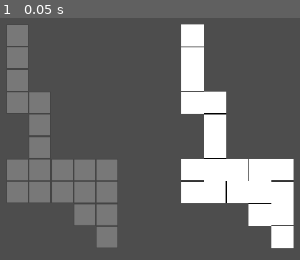
Above: before the commit, frame 1.
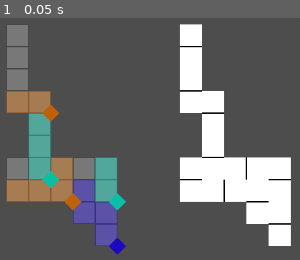
Above: after the commit, the same moment.

Repository: Javen-W/Ritz
Game: Godot game, scene res://game.tscn
Two runs of this game, one before a commit and one after it. Both use one fixed random seed, a clock stepped at 60 frames per second and the inputs below.
Inputs:
- Up to frame 1 (0.05 s): no input

The runs differ from the first frame. In frame 1, 13% of the frame differs, in the area x 2-98%, y 2-98%.

Commit message:
refactor constraints generation

Diff:
--- a/constraint.gd
+++ b/constraint.gd
@@ -4,37 +4,29 @@
 enum Type { SUM, EQUAL, LESS_THAN, GREATER_THAN }
 
 var type : Type = Type.SUM
-var tiles : Array[Tile] = []
+var group : Array[Dictionary] = []
 var color : Color = Color(1, 0.5, 0.5, 0.3)
 var target_value : int = 0
 
-# In constraint.gd — add this at the top
-@onready var overlay : ColorRect = $Overlay
 @onready var indicator : Polygon2D = $Indicator
 
 func _ready() -> void:
-	if not overlay or not indicator:
+	if group.is_empty():
 		return
 
-	overlay.color = color
-	indicator.position = Vector2(44, 44)
+	# Populate tile overlays
+	for t in group:
+		var overlay = MeshInstance2D.new()
+		overlay.mesh = QuadMesh.new()
+		overlay.material = CanvasItemMaterial.new()
+		overlay.modulate = color
+		overlay.scale = Vector2(64, 64)
+		overlay.position = to_local(t["position"])
+		add_child(overlay)
 
-	match type:
-		Type.SUM:           indicator.color = Color.WHITE
-		Type.EQUAL:         indicator.color = Color.YELLOW
-		Type.LESS_THAN:     indicator.color = Color.CYAN
-		Type.GREATER_THAN:  indicator.color = Color.MAGENTA
-
-	if tiles.is_empty():
-		return
-
-	var min_pos := Vector2(INF, INF)
+	# Indicator
 	var max_pos := Vector2(-INF, -INF)
-
-	for t in tiles:
-		min_pos = min_pos.min(t.position)
+	for t in group:
 		max_pos = max_pos.max(t.position)
-
-	var size := (max_pos - min_pos) + Vector2(64, 64)
-	overlay.size = size
-	overlay.position = min_pos
+	indicator.position = max_pos + Vector2(32, 32)
+	indicator.color = color * Color(0.75, 0.75, 0.75, 255)
--- a/constraint.tscn
+++ b/constraint.tscn
@@ -5,15 +5,10 @@
 [node name="Constraint" type="Node2D"]
 script = ExtResource("1")
 
-[node name="Overlay" type="ColorRect" parent="."]
-anchors_preset = 15
-anchor_right = 1.0
-anchor_bottom = 1.0
-grow_horizontal = 2
-grow_vertical = 2
-color = Color(1, 0.7373294, 0.7373294, 0.25)
-
 [node name="Indicator" type="Polygon2D" parent="."]
+top_level = true
 position = Vector2(40, 40)
+rotation = 0.7853982
+scale = Vector2(0.85, 0.85)
 offset = Vector2(-20, -20)
-polygon = PackedVector2Array(0, 0, 40, 0, 0, 40)
+polygon = PackedVector2Array(0, 0, 40, 0, 40, 40, 0, 40)
--- a/domino.gd
+++ b/domino.gd
@@ -1,8 +1,8 @@
 extends Node2D
 class_name Domino
 
-var pos1 : Vector2i
-var pos2 : Vector2i
+var tile_pos1 : Vector2i
+var tile_pos2 : Vector2i
 var value_left : int = 0
 var value_right : int = 0
 var is_horizontal : bool = true
@@ -12,8 +12,8 @@
 @onready var background : MeshInstance2D = $Background
 
 func init(pos1: Vector2i, pos2: Vector2i, left: int, right: int, horizontal: bool = true) -> void:
-	pos1 = pos1
-	pos2 = pos2
+	tile_pos1 = pos1
+	tile_pos2 = pos2
 	value_left = left
 	value_right = right
 	is_horizontal = horizontal
--- a/game.gd
+++ b/game.gd
@@ -12,12 +12,15 @@
 @export var domino_scene: PackedScene = preload("res://domino.tscn")
 @export var constraint_scene: PackedScene = preload("res://constraint.tscn")
 
-# Camera
+# Child nodes
 @onready var camera2d : Camera2D = $Camera2D
+@onready var tile_nodes : Node2D = $Tiles
+@onready var domino_nodes : Node2D = $Dominos
+@onready var constraint_nodes : Node2D = $Constraints
 
 # Grid storage
 var grid : Dictionary = {} # Vector2i -> Tile
-var dominoes : Array[Domino] = []
+var dominos : Array[Domino] = []
 var constraints : Array[Constraint] = []
 
 func _ready() -> void:
@@ -25,7 +28,7 @@
 	camera2d.position = Vector2(MAP_SIZE / 2, MAP_SIZE / 2) * 64
 
 	generate_domino_path()
-	# generate_constraints()
+	generate_constraints()
 
 # --------------------------------------------------------------
 # Generate snake-like path of dominoes (2 tiles each)
@@ -61,8 +64,8 @@
 		tile1.position = pos1 * 64
 		tile2.position = pos2 * 64
 
-		add_child(tile1)
-		add_child(tile2)
+		tile_nodes.add_child(tile1)
+		tile_nodes.add_child(tile2)
 
 		grid[pos1] = tile1
 		grid[pos2] = tile2
@@ -73,8 +76,9 @@
 
 		# Initialize domino
 		var domino := domino_scene.instantiate() as Domino
-		add_child(domino)
-		domino.init(pos1, pos2, left, right, horizontal)
+		domino_nodes.add_child(domino)
+		dominos.append(domino)
+		domino.init(tile1.position, tile2.position, left, right, horizontal)
 		var center = (tile1.position + tile2.position) * 0.5
 		domino.position = center + Vector2(500.0, 0.0)
 
@@ -108,22 +112,24 @@
 # Generate non-overlapping constraints
 # --------------------------------------------------------------
 func generate_constraints() -> void:
-	# Extract all tiles into a generic Array first
-	var remaining_tiles : Array = grid.values().duplicate()
-	remaining_tiles.shuffle()
+	# Extract all dominos into a tile-state array first
+	var remaining_tilestates : Array[Dictionary] = []
+	for domino in dominos:
+		remaining_tilestates.append({"position": domino.tile_pos1, "value": domino.label_left})
+		remaining_tilestates.append({"position": domino.tile_pos2, "value": domino.label_right})
 
-	const MIN_SIZE := 2
-	const MAX_SIZE := 7
+	const MIN_SIZE := 1
+	const MAX_SIZE := 6
 
-	while remaining_tiles.size() >= MIN_SIZE:
-		var size := rng.randi_range(MIN_SIZE, min(MAX_SIZE, remaining_tiles.size()))
-		var group : Array[Tile] = []
+	# Populate constraints
+	while remaining_tilestates.size() >= MIN_SIZE:
+		print(len(remaining_tilestates))
+		var size := rng.randi_range(MIN_SIZE, min(MAX_SIZE, remaining_tilestates.size()))
+		var group : Array[Dictionary] = []
 
 		# Take `size` tiles
-		for i in size:
-			if remaining_tiles.is_empty():
-				break
-			group.append(remaining_tiles.pop_back() as Tile)
+		while len(group) < size and !remaining_tilestates.is_empty():
+			group.append(remaining_tilestates.pop_back())
 
 		if group.size() < MIN_SIZE:
 			break
@@ -138,8 +144,8 @@
 
 		# Create constraint
 		var c := constraint_scene.instantiate() as Constraint
-		c.tiles = group
-		c.color = Color.from_hsv(rng.randf(), 0.85, 1.0, 0.35)
+		c.color = Color.from_hsv(rng.randf(), 0.95, 1.0, 0.35)
+		c.group = group
 
 		if group.size() == 1:
 			c.type = Constraint.Type.LESS_THAN if rng.randf() < 0.5 else Constraint.Type.GREATER_THAN
@@ -149,11 +155,7 @@
 			c.target_value = rng.randi_range(0, 6)
 		else:
 			c.type = Constraint.Type.SUM
-			# Optional: pre-calculate real sum for real hints later
 			c.target_value = 0
 
-		add_child(c)
+		constraint_nodes.add_child(c)
 		constraints.append(c)
-
-		# Rebuild overlay (calls _ready again indirectly)
-		c._ready()
--- a/game.tscn
+++ b/game.tscn
@@ -1,12 +1,15 @@
-[gd_scene load_steps=3 format=3 uid="uid://cidflaxqyhnen"]
+[gd_scene load_steps=2 format=3 uid="uid://cidflaxqyhnen"]
 
 [ext_resource type="Script" uid="uid://ba7jsd4138l65" path="res://game.gd" id="1_80nbo"]
-[ext_resource type="PackedScene" uid="uid://cv28vb3liha3s" path="res://domino.tscn" id="2_e2o6t"]
 
 [node name="Game" type="Node2D"]
 script = ExtResource("1_80nbo")
 
 [node name="Camera2D" type="Camera2D" parent="."]
-zoom = Vector2(0.505, 0.505)
+zoom = Vector2(0.5, 0.5)
 
-[node name="Domino" parent="." instance=ExtResource("2_e2o6t")]
+[node name="Tiles" type="Node2D" parent="."]
+
+[node name="Dominos" type="Node2D" parent="."]
+
+[node name="Constraints" type="Node2D" parent="."]
